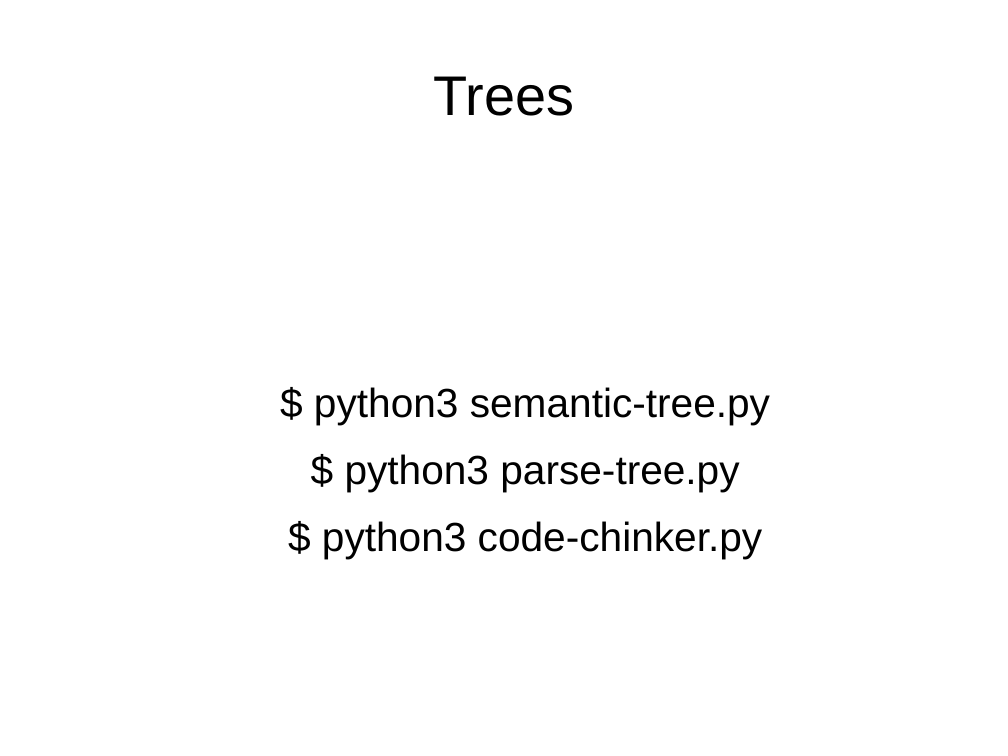
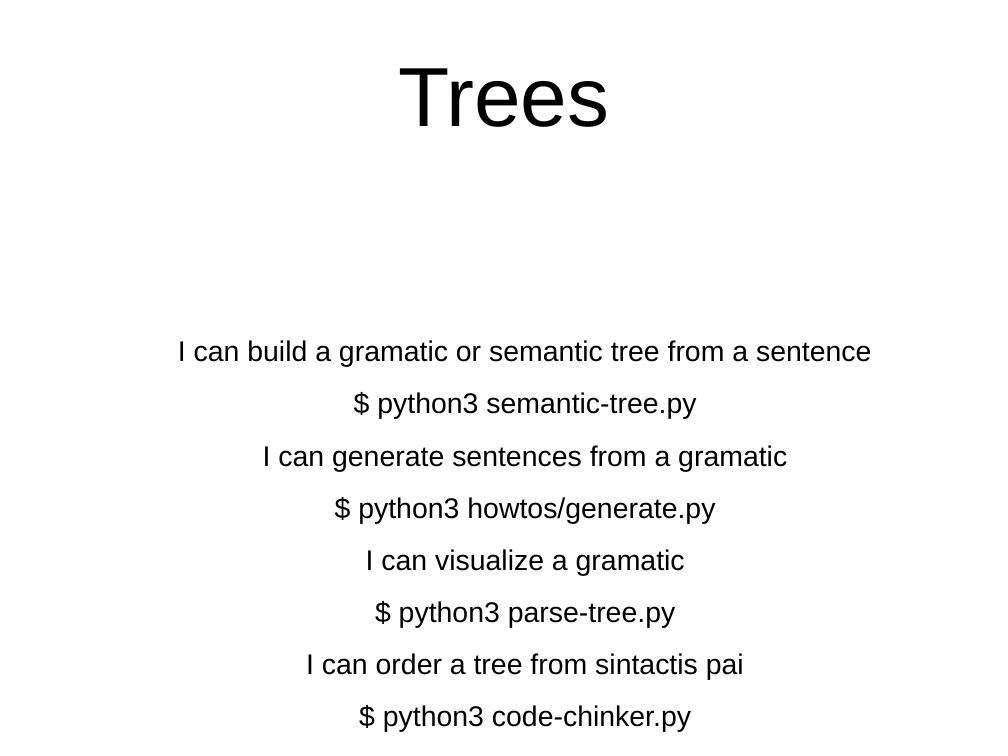
Before and after one commit to davidam/python-examples, a slide deck: slide 11 of presentations/nltk.odp (slide 10 before the commit). Drawn at 1008x756 pixels with LibreOffice and Linux fonts; fonts in the diff are those of the drawing. Boxes give left, top, right and bottom in pixels: in the first picture for what was removed or moved away, otherwise in the second. Text is boxed around its words. In the diff, an @@ line names an element or a change of style, - is before the commit and + after.

```diff
--- a/presentations/nltk.odp
+++ b/presentations/nltk.odp
@@ title "Trees" at [398,68,609,127]: size 44 to 66 pt @@
@@ text at [178,340,871,367]: paragraph added @@
+I can build a gramatic or semantic tree from a sentence
@@ text at [377,392,696,732]: size 32 to 22.4 pt in "$ python3 semantic-tree.py", "$ python3 parse-tree.py", "$ python3 code-chinker.py" @@
@@ text at [263,445,787,576]: paragraphs added @@
+I can generate sentences from a gramatic
+$ python3 howtos/generate.py
+I can visualize a gramatic
@@ text at [306,653,744,680]: paragraph added @@
+I can order a tree from sintactis pai
```
Also in this commit, not shown: 1 slide added.
